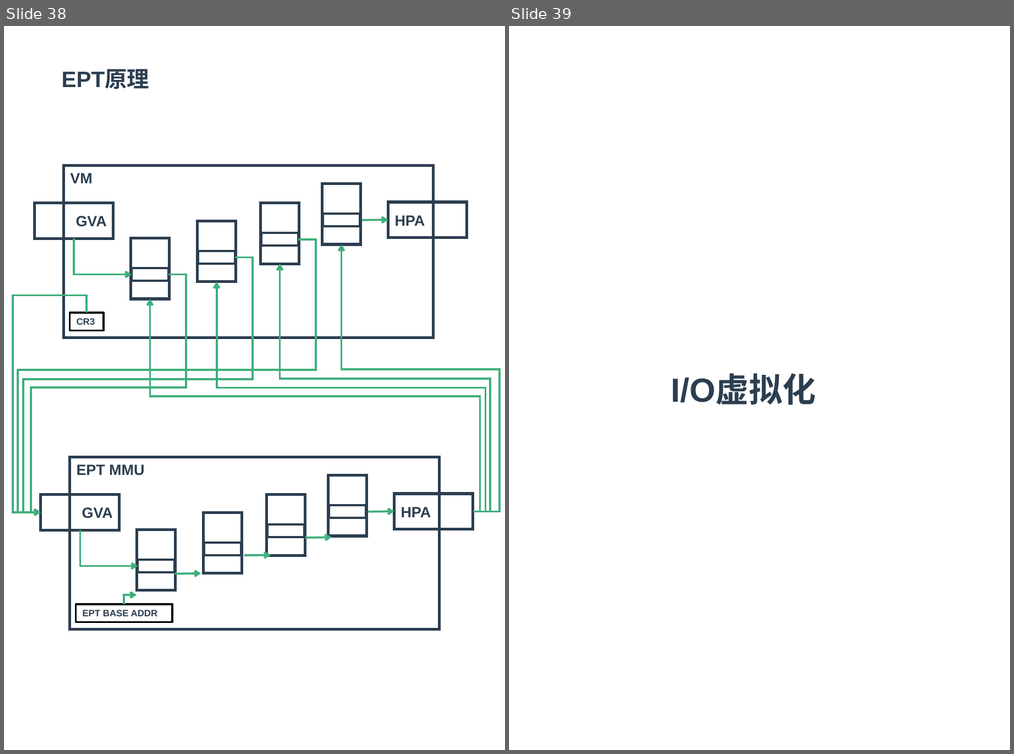
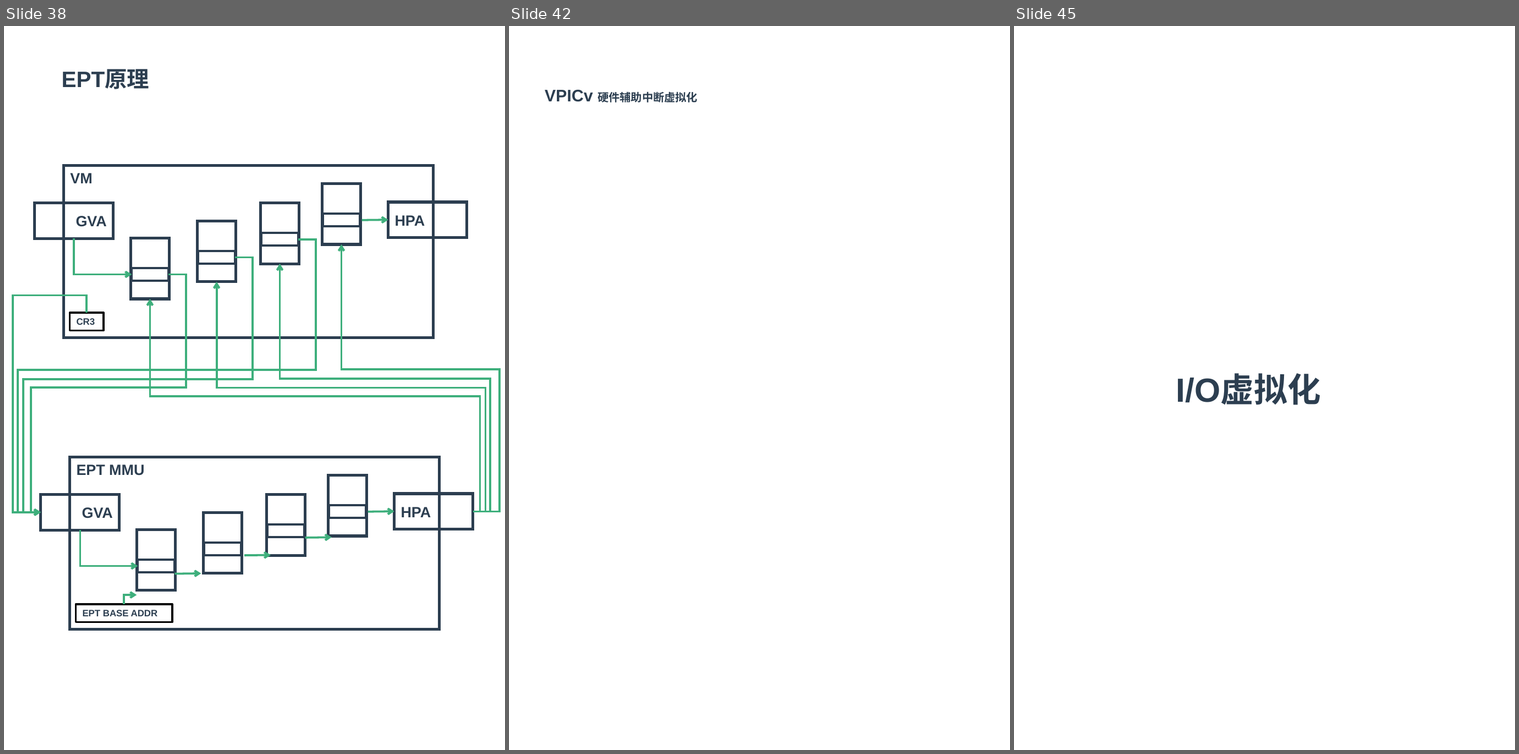
Before and after one commit to zaiqiang-dong/zaiqiang, a slide deck: picture/vitrualization/vitrualization.pptx. Shown side by side, each under a label of ours: slides 38 and 39 before the commit, slides 38, 42 and 45 after it; the slides between them are not shown. The pictures are 1014x754 and 1519x754 pixels, drawn with LibreOffice and Linux fonts; fonts in the diff are those of the drawing. Boxes give left, top, right and bottom in pixels: in the first picture for what was removed or moved away, otherwise in the second. Text is boxed around its words. In the diff, an @@ line names an element or a change of style, - is before the commit and + after.

```diff
--- a/picture/vitrualization/vitrualization.pptx
+++ b/picture/vitrualization/vitrualization.pptx
@@ slide 42 added at (x1=509, y1=26, x2=1010, y2=750), background #FFFFFF @@
@@ text added at (x1=545, y1=89, x2=698, y2=102), 12 pt, text #2C3E50, bold @@
+VPICv 硬件辅助中断虚拟化
@@ what was slide 39 is now slide 45 @@
```
Also in this commit, not shown: 1 slide changed, 5 other slides added, 1 slide removed, 7 other files.
